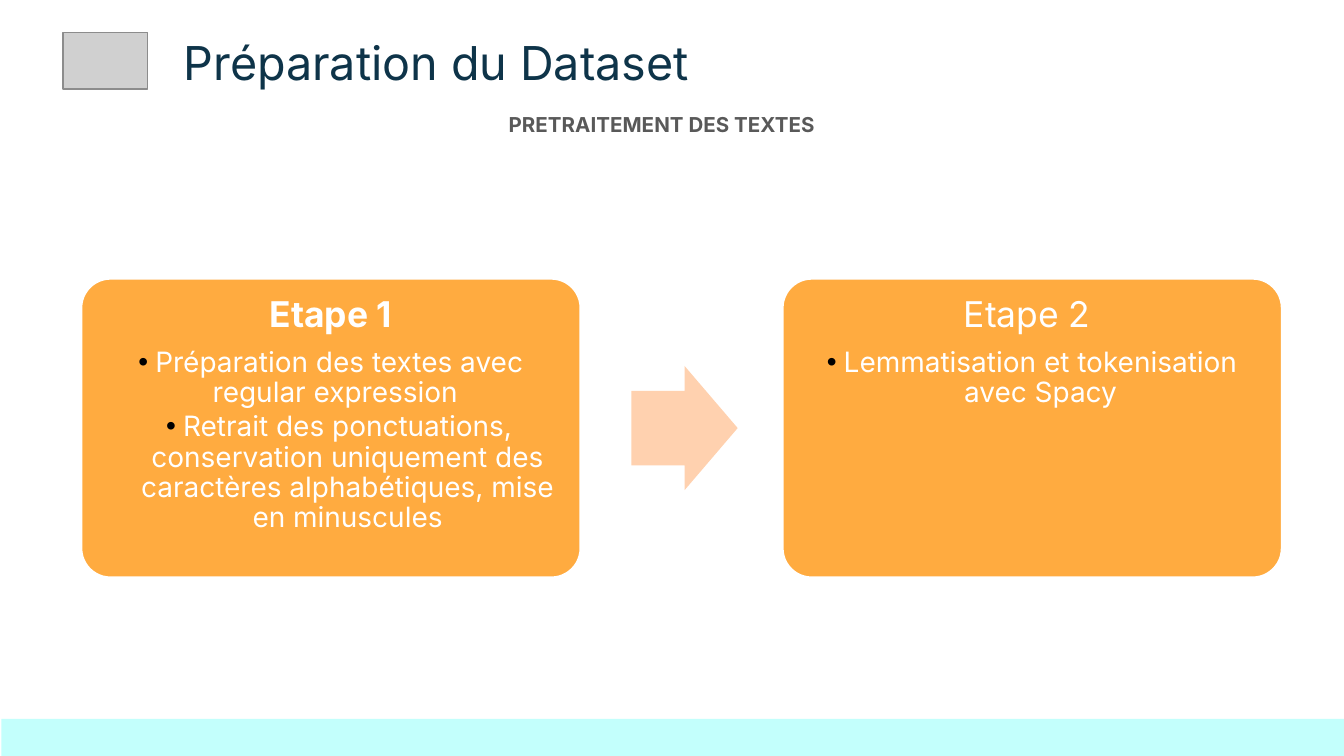
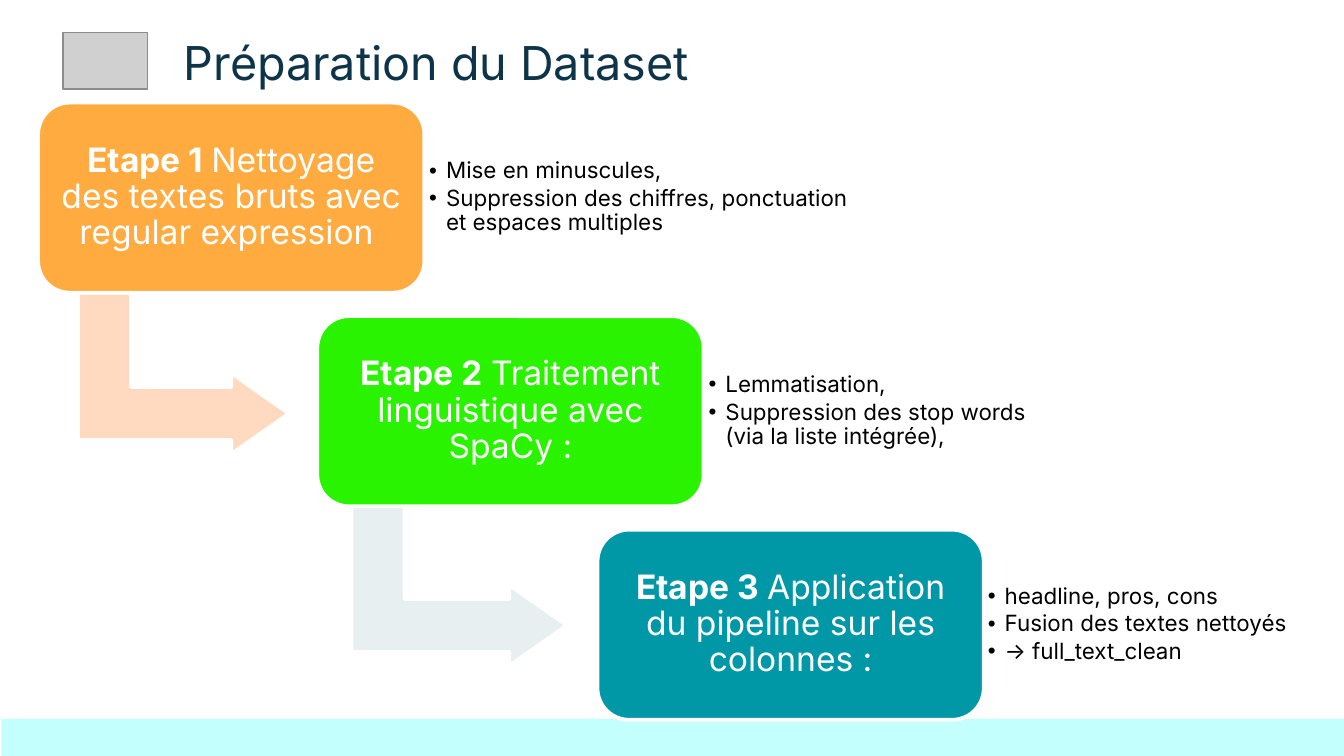
Before and after one commit to MelomanCat/Final-Project-Fullstack, a slide deck: slide 8 of PPT FINAL PROJECT DEMODAY DSFSOD10.pptx. Drawn at 1344x756 pixels with LibreOffice and Linux fonts; fonts in the diff are those of the drawing; grey boxes stand for pictures. Boxes give left, top, right and bottom in pixels: in the first picture for what was removed or moved away, otherwise in the second. Text is boxed around its words. In the diff, an @@ line names an element or a change of style, - is before the commit and + after.

```diff
--- a/PPT FINAL PROJECT DEMODAY DSFSOD10.pptx
+++ b/PPT FINAL PROJECT DEMODAY DSFSOD10.pptx
@@ text removed at [509, 117, 814, 132] @@
-PRETRAITEMENT DES TEXTES
@@ group removed at [81, 278, 1284, 579]: 2 rounded rectangles, 1 text, 1 right arrow @@
-Etape 1
-  • Préparation des textes avec regular expression
-    • Retrait des ponctuations, conservation uniquement des caractères alphabétiques, mise en minuscules
@@ text "Etape 2 Traitement linguistique avec ..." at [360, 359, 660, 465]: vertical alignment top to middle @@
@@ text at [360, 359, 660, 465]: text changed; size 15 to 18 pt @@
-Etape 2
-  • Lemmatisation et tokenisation avec Spacy
+Etape 2 Traitement linguistique avec SpaCy :
@@ group added at [38, 102, 1287, 719]: 5 texts, 3 rounded rectangles, 2 bent up arrows @@
+Etape 1 Nettoyage des textes bruts avec regular expression
+  • Mise en minuscules,
+  • Suppression des chiffres, ponctuation et espaces multiples
+  • Lemmatisation,
+  • Suppression des stop words (via la liste intégrée),
+Etape 3 Application du pipeline sur les colonnes :
+  • headline, pros, cons
+  • Fusion des textes nettoyés
+  • → full_text_clean
```
Also in this commit, not shown: 6 other slides changed, 1 slide added.
